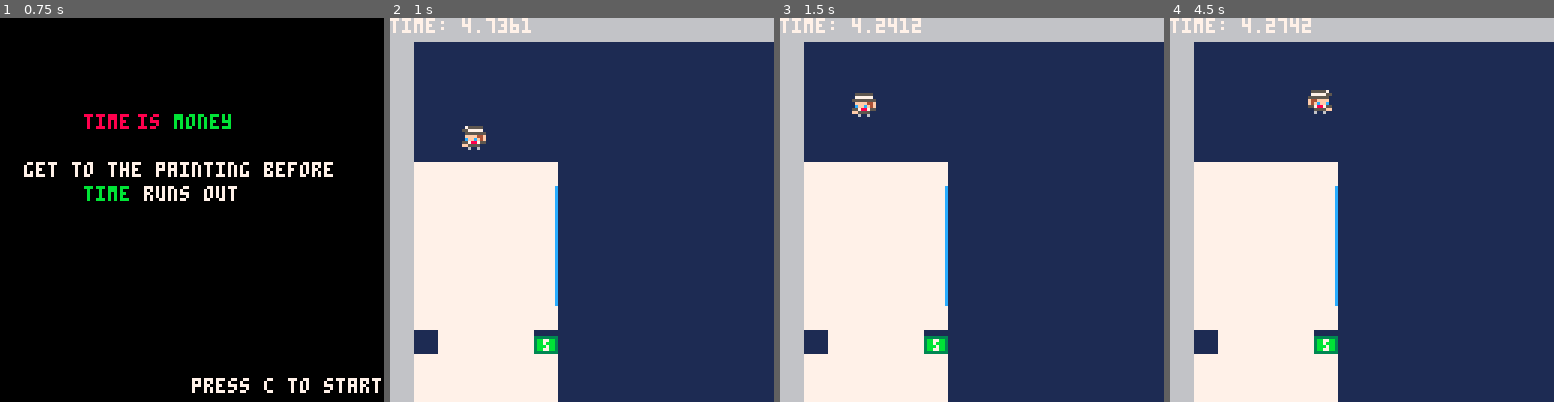
Above: before the commit, frames 1-4 (left to right).
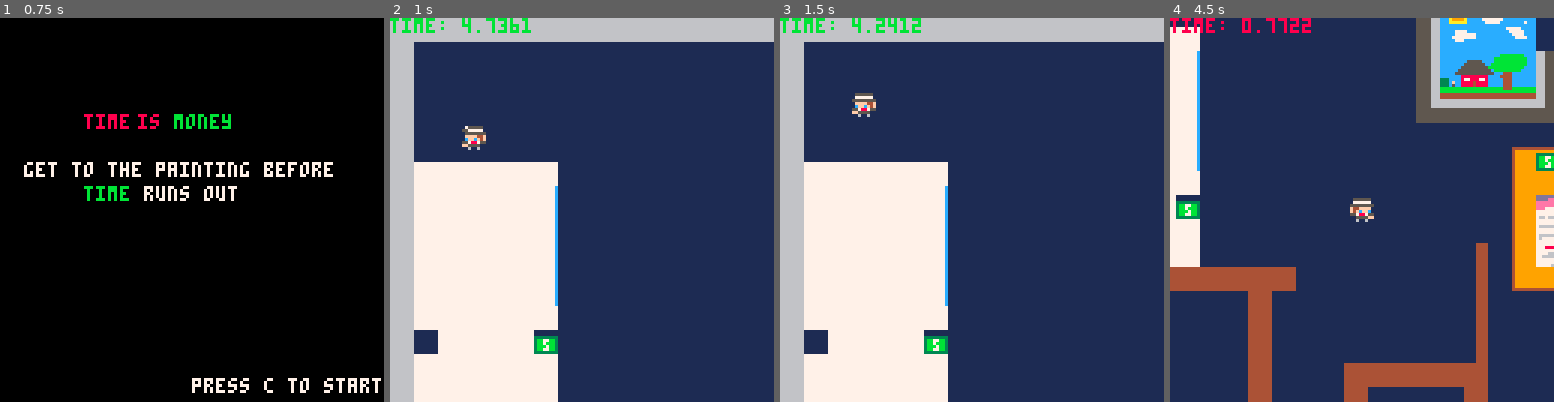
Above: after the commit, the same moments.

Repository: MillsLogan/time_is_money
Game: PICO-8 cartridge pico_8_main.p8
Same seed, same stepped clock (60 frames per second), same inputs: the game is played once before the commit and once after it.
Inputs:
- Up to frame 1 (0.75 s): tap X (X key) at 0.33 s; tap O (Z key) at 0.7 s
- Up to frame 2 (1 s): no input
- Up to frame 3 (1.5 s): tap X (X key) at 1.07 s
- Up to frame 4 (4.5 s): hold Right 1.6-2.1 s; tap O (Z key) every 0.4 s from 1.7 to 4.1 s; tap X (X key) at 1.85, 2.97, 4.08 s; hold Right 2.47-3.03 s; hold Left 3.08-3.58 s; hold Right from 4.02 s (still down)

Frame 1 is identical in both runs. In frame 2, 0.5% of the frame differs, in the area x 0-37%, y 0-4%; in frame 3, 0.5%; in frame 4, 51%, in the area x 0-100%, y 0-100%.

Commit message:
Finished adding sound effects and double jump mechanic

Diff:
--- a/collectable.lua
+++ b/collectable.lua
@@ -41,7 +41,7 @@
     local money = new_collectable(x, y, new_animation(5, 8, 0.1, 4))
 
     function money:collect()
-        sfx(0)
+        sfx(5)
         self.collected = true
         collected_money += 1
         timer += 3
--- a/enemy.lua
+++ b/enemy.lua
@@ -42,11 +42,12 @@
 
         if player.x + player.w > self.x and player.x < self.x + self.w and player.y + player.h > self.y and player.y < self.y + self.h then
             if prev_player_y + player.h <=self.y then
-                sfx(0)
+                sfx(6)
                 self.defeated = true
                 player.dy = player.jumppower
             else
-                death()
+                death = true
+                death_screen()
             end
         end
     end
--- a/main.lua
+++ b/main.lua
@@ -2,6 +2,7 @@
 
 
 function _init()
+  music(0)
   timer=5
   gravity=0.35
   groundfriction=0.70
@@ -17,6 +18,9 @@
   map_bottom=27*8
   has_won = false
   tries = 0
+  double_jumps = {}
+  death = false
+  out_of_time = false
 end
 
 
@@ -53,7 +57,29 @@
   enemies = {new_fly(35*8,16*8), new_fly(26*8, 25*8, true), new_fly(23*8, 7*8, false)}
 end
 
+function out_of_time_screen()
+  out_of_time = true
+  player:death()
+  print("out of time", cam.x+24, cam.y+60, 7)
+  print("press c to restart", cam.x+24, cam.y+70, 7)
+  print("tries: "..tries, cam.x+24, cam.y+80, 7)
+  if btnp(4) then
+    out_of_time = false
+    reset()
+  end
+end
+
 function _update()
+  if death then
+    return
+  elseif out_of_time then
+    return
+  end
+
+  if not stat(57) then
+    music(0)
+  end
+
   if not started or has_won then
     return
   end
@@ -61,7 +87,7 @@
   timer-=0.033
 
   if timer<=0 then
-    reset()
+    out_of_time = true
     return
   end
   local prev_player_y=player.y
@@ -80,11 +106,28 @@
   cam:update()
 end
 
-function death()
-  reset()
+function death_screen()
+  music(0)
+  player:death()
+  print("you died", cam.x+24, cam.y+60, 7)
+  print("press c to respawn", cam.x+24, cam.y+70, 7)
+  print("time remaining: "..timer, cam.x+24, cam.y+80, 7)
+  print("tries: "..tries, cam.x+24, cam.y+90, 7)
+  if btnp(4) then
+    death = false
+    reset()
+  end
 end
 
 function _draw()
+  if death then
+    death_screen()
+    return;
+  elseif out_of_time then
+    out_of_time_screen()
+    return
+  end
+
   if not started then
     main_screen()
     return
@@ -121,7 +164,18 @@
   end
 
   player:draw()
-  print("time: "..timer, cam.x, cam.y, 7)
+  for i=1,#double_jumps do
+    print("-0.5s", double_jumps[i].x, double_jumps[i].y, 8)
+    double_jumps[i].timer+=0.033
+    if double_jumps[i].timer>0.5 then
+      deli(double_jumps, i)
+    end
+  end
+  if timer < 2 then
+    print("time: "..timer, cam.x, cam.y, 8)
+  else
+    print("time: "..timer, cam.x, cam.y, 11)
+  end
 end
 
 function collide_map(obj,aim,flag)
--- a/player.lua
+++ b/player.lua
@@ -109,8 +109,14 @@
     elseif btnp(5) and self.onwall == "none" and self.double_available then
         self.dy = self.jumppower
         self.double_available = false
-        timer -= 2
+        sfx(7)
+        double_jumps[#double_jumps+1] = {x=self.x, y=self.y+8, timer=0}
+        timer -= 0.5
     end
+end
+
+function player:death()
+    spr(64, self.x, self.y, 1, 1, self.xflp, true)
 end
 
 
Not shown, changed: the music (__music__) section of pico_8_main.p8
Not shown, changed: the sound effects (__sfx__) section of pico_8_main.p8
Not shown, changed: README.md
